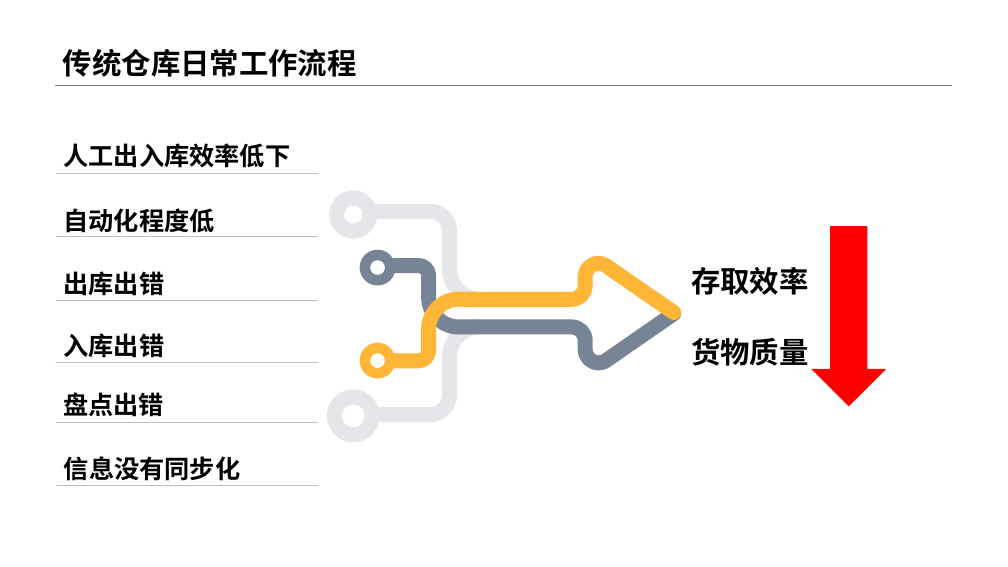
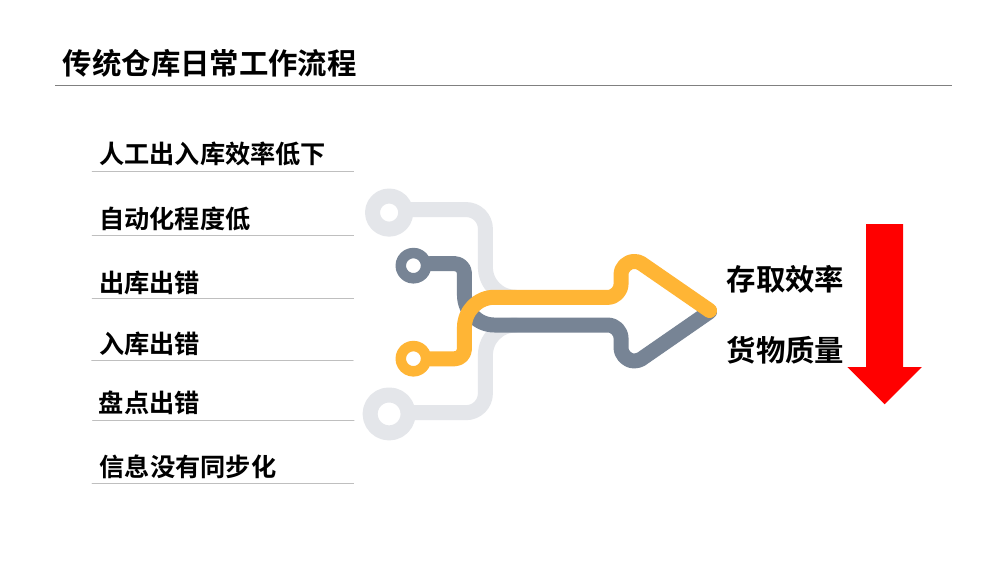
Before and after one commit to Samsuik686/UW, a slide deck: slide 7 of Document/产品发布/产品介绍/UW无人仓库宣传.pptx. Drawn at 1008x567 pixels with LibreOffice and Linux fonts; fonts in the diff are those of the drawing; background and template pictures are left out. Boxes give left, top, right and bottom in pixels: in the first picture for what was removed or moved away, otherwise in the second. Text is boxed around its words. In the diff, an @@ line names an element or a change of style, - is before the commit and + after.

```diff
--- a/Document/产品发布/产品介绍/UW无人仓库宣传.pptx
+++ b/Document/产品发布/产品介绍/UW无人仓库宣传.pptx
@@ 1 text, 1 freeform shape, 1 line: place and size @@
-1 text, 1 freeform shape, 1 line at bbox=[56, 212, 480, 358]
+1 text, 1 freeform shape, 1 line at bbox=[92, 209, 516, 356]
@@ 6 texts, 5 lines, 4 ellipses, 3 freeform shapes, 1 down arrow: place and size @@
-6 texts, 5 lines, 4 ellipses, 3 freeform shapes, 1 down arrow at bbox=[56, 143, 885, 485]
+6 texts, 5 lines, 4 ellipses, 3 freeform shapes, 1 down arrow at bbox=[91, 141, 920, 483]
```
Also in this commit, not shown: 6 other slides changed.
